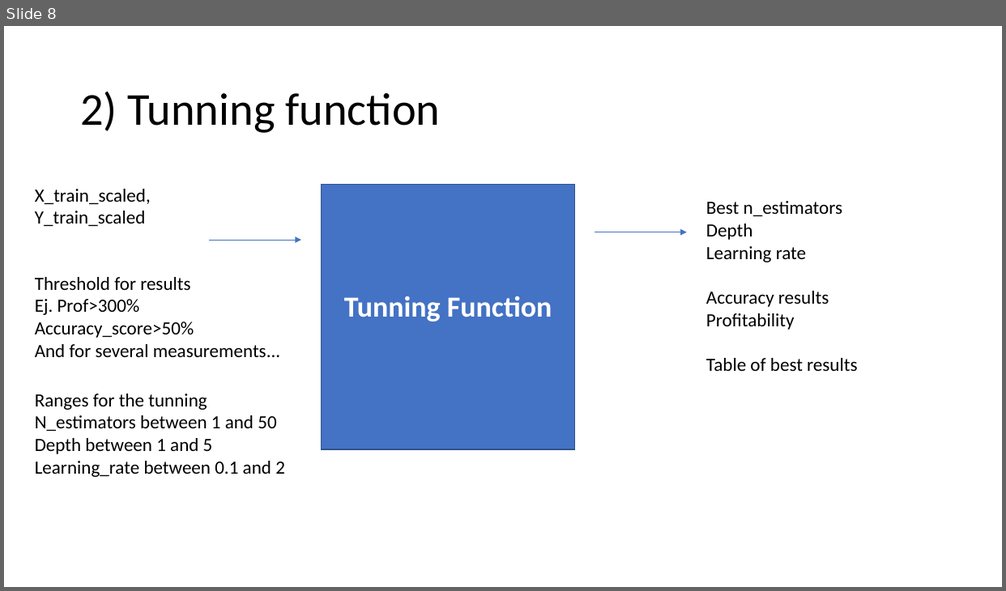
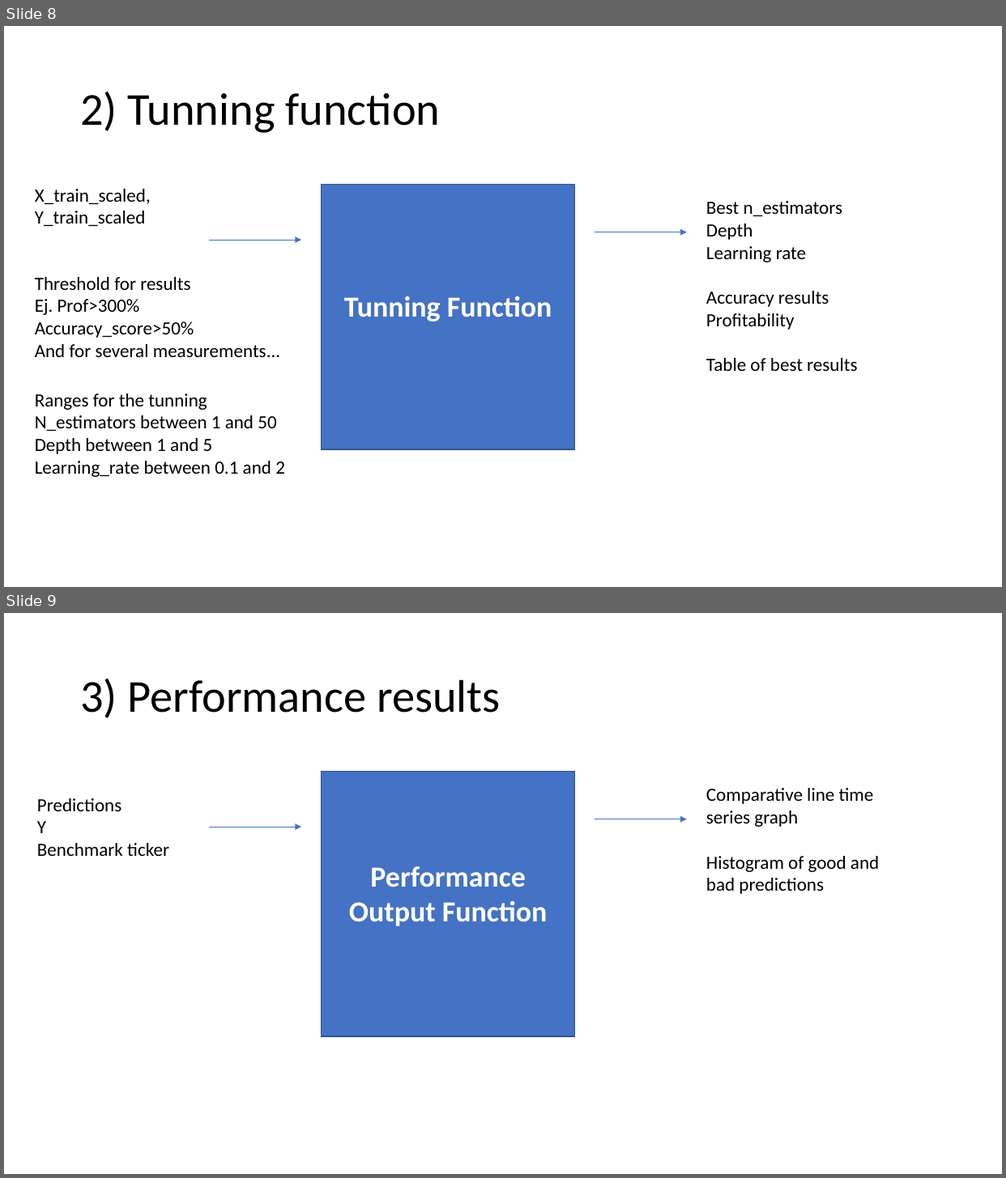
Before and after one commit to paocarvajal1912/vixx-token-dapp, a slide deck: Adaboost_ML_Model.pptx. Shown one above the other, each under a label of ours: slide 8 before the commit, slides 8 and 9 after it. The pictures are 1006x591 and 1006x1178 pixels, drawn with LibreOffice and Linux fonts; fonts in the diff are those of the drawing. Boxes give left, top, right and bottom in pixels: in the first picture for what was removed or moved away, otherwise in the second. Text is boxed around its words. In the diff, an @@ line names an element or a change of style, - is before the commit and + after.

```diff
--- a/Adaboost_ML_Model.pptx
+++ b/Adaboost_ML_Model.pptx
@@ slide 9 added at [4, 613, 1002, 1174], background #FFFFFF @@
@@ title added at [80, 679, 501, 718], 44 pt, text #000000 @@
+3) Performance results
@@ rectangle added at [322, 772, 575, 1037], fill #4472C4, outline #325491 1 pt, 28 pt, text #FFFFFF, bold @@
+Performance Output Function
@@ text added at [37, 798, 169, 856], 18 pt, text #000000 @@
+Predictions
+Y
+Benchmark ticker
@@ text added at [706, 788, 879, 894], 18 pt, text #000000 @@
+Comparative line time series graph
+Histogram of good and bad predictions
@@ arrow added from (209, 827) to (301, 827), #4472C4 0.5 pt @@
@@ arrow added from (594, 820) to (687, 820), #4472C4 0.5 pt @@
```
Also in this commit, not shown: 3 slides changed, 3 other slides added, 1 slide removed, 6 other files.
